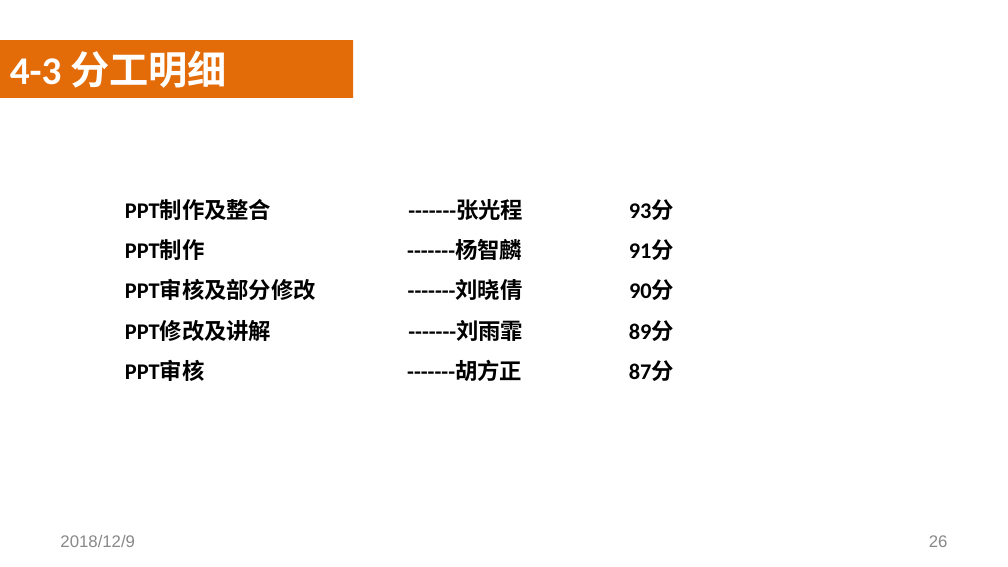
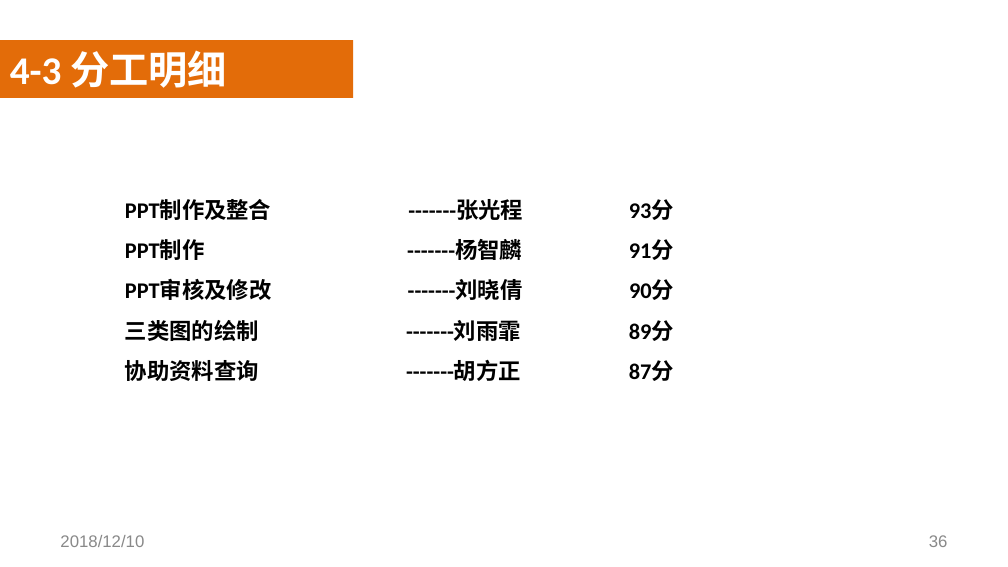
Before and after one commit to SoftwareRequirtmentsG02/Document, a slide deck: slide 36 of 案例教学系统/受控文档/分析设计/PPT/UML/PRD2018-G02-UML基础III.pptx (slide 26 before the commit). Drawn at 1008x567 pixels with LibreOffice and Linux fonts; fonts in the diff are those of the drawing; background and template pictures are left out. Boxes give left, top, right and bottom in pixels: in the first picture for what was removed or moved away, otherwise in the second. Text is boxed around its words. In the diff, an @@ line names an element or a change of style, - is before the commit and + after.

```diff
--- a/案例教学系统/受控文档/分析设计/PPT/UML/PRD2018-G02-UML基础III.pptx
+++ b/案例教学系统/受控文档/分析设计/PPT/UML/PRD2018-G02-UML基础III.pptx
@@ text at (x1=125, y1=280, x2=674, y2=381): text changed @@
-PPT审核及部分修改 -------刘晓倩 90分
-PPT修改及讲解 -------刘雨霏 89分
-PPT审核 -------胡方正 87分
+PPT审核及修改 -------刘晓倩 90分
+三类图的绘制 -------刘雨霏 89分
+协助资料查询 -------胡方正 87分
@@ text at (x1=60, y1=535, x2=144, y2=547): text changed @@
-2018/12/9
+2018/12/10
@@ page number at (x1=929, y1=535, x2=948, y2=547): text changed @@
-26
+36
```
Also in this commit, not shown: 26 other slides changed, 10 slides added.
